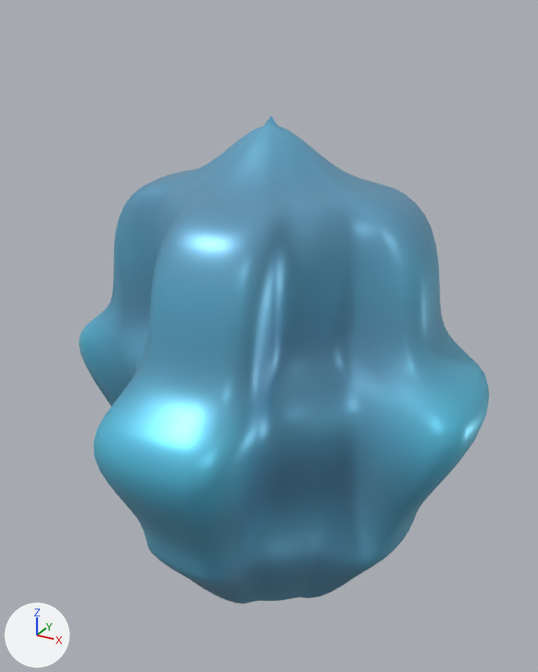
Two versions of the glTF model Assets/Resources/Models3D/cc_03_storyboard.glb, one commit apart.
The view is the same before and after, from a 50 mm camera at (1.13, -2.07, 1.19) aimed at (-0.03, 0.05, 0.14). The lights are fixed; the arrows at lower left show +X, +Y and +Z. The older version comes first.

Names of what the first picture shows: 'Hi3D_cc_03_storyboard_WatertightNode'.
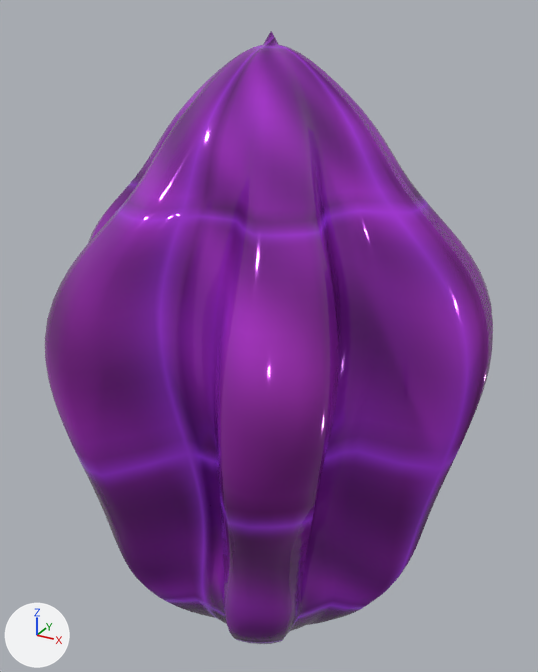
The change, as a diff of the scene's bpy script:
```diff
--- a/Assets/Resources/Models3D/cc_03_storyboard.glb.py
+++ b/Assets/Resources/Models3D/cc_03_storyboard.glb.py
@@ img_cc_03_storyboard_basecolor @@
+img_cc_03_storyboard_basecolor = load_image('cc_03_storyboard_BaseColor', '_unpacked/cc_03_storyboard_BaseColor', 64, 64, 'sRGB')
@@ img_cc_03_storyboard_emissive @@
+img_cc_03_storyboard_emissive = load_image('cc_03_storyboard_Emissive', '_unpacked/cc_03_storyboard_Emissive', 64, 64, 'sRGB')
@@ img_cc_03_storyboard_normal @@
+img_cc_03_storyboard_normal = load_image('cc_03_storyboard_Normal', '_unpacked/cc_03_storyboard_Normal', 64, 64, 'Non-Color')
@@ img_cc_03_storyboard_metallicroughness @@
+img_cc_03_storyboard_metallicroughness = load_image('cc_03_storyboard_MetallicRoughness', '_unpacked/cc_03_storyboard_MetallicRoughness', 64, 64, 'Non-Color')
@@ mat_cardcraft_cc_03_storyboard_pbrdelighted @@
+mat_cardcraft_cc_03_storyboard_pbrdelighted = bpy.data.materials.new('CardCraft_cc_03_storyboard_PBRDelighted')
+# colours: purple #b385ce, purple #eab3f8, mixed with the vertex colours
+# uses the picture img_cc_03_storyboard_basecolor
+# uses the picture img_cc_03_storyboard_emissive
+# uses the picture img_cc_03_storyboard_metallicroughness
+# uses the picture img_cc_03_storyboard_normal
@@ me_hi3d_cc_03_storyboard_manifoldmesh @@
 # used by ob_hi3d_cc_03_storyboard_watertightnode; location = (0.0, 0.0, 0.0)
-me_hi3d_cc_03_storyboard_manifoldmesh.from_pydata(...)  # 4034 vertices, 8064 faces; spans x -0.74..0.74, y -0.74..0.74, z -0.82..0.9
-me_hi3d_cc_03_storyboard_manifoldmesh.materials.append(mat_hi3d_cc_03_storyboard_pbrdelighted)
+me_hi3d_cc_03_storyboard_manifoldmesh.from_pydata(...)  # 4034 vertices, 8064 faces; spans x -0.73..0.73, y -0.72..0.72, z -1.14..1.14
+# me_hi3d_cc_03_storyboard_manifoldmesh part 1: 4034 of 4034 vertices moved; they spanned x -0.74..0.74, y -0.74..0.74, z -0.82..0.9 and now span x -0.73..0.73, y -0.72..0.72, z -1.14..1.14; mean shift (0.0, 0.0, 0.0)
+# me_hi3d_cc_03_storyboard_manifoldmesh part 2: 3068 faces centred in x -0.53..0.53, y -0.53..0.53, z -0.71..0.77 are repainted in the vertex colours; the middle colour goes from blue #96bbcf to pink #e1abe1
+# me_hi3d_cc_03_storyboard_manifoldmesh part 3: 4996 faces centred in x -0.74..0.74, y -0.74..0.74, z -0.82..0.88 are repainted in the vertex colours; the middle colour goes from cyan #98cbdf to pink #e2abe1
+me_hi3d_cc_03_storyboard_manifoldmesh.materials.append(mat_cardcraft_cc_03_storyboard_pbrdelighted)
```

Location of each change, [x1, y1, x2, y2] in pixels of the pictures (538 x 672 px; the box of a moved part takes in the faces that stretch with it):
'Hi3D_cc_03_storyboard_WatertightNode', recoloured, reshaped (9% wider, 26% taller): before [79, 116, 489, 604]; after [45, 31, 493, 644]
part 1 of me_hi3d_cc_03_storyboard_manifoldmesh, moved or reshaped: before [79, 116, 489, 604]; after [45, 31, 493, 644]
part 2 of me_hi3d_cc_03_storyboard_manifoldmesh, recoloured: before [106, 154, 431, 602]; after [45, 70, 440, 644]
part 3 of me_hi3d_cc_03_storyboard_manifoldmesh, recoloured: before [79, 116, 489, 604]; after [48, 31, 493, 637]
